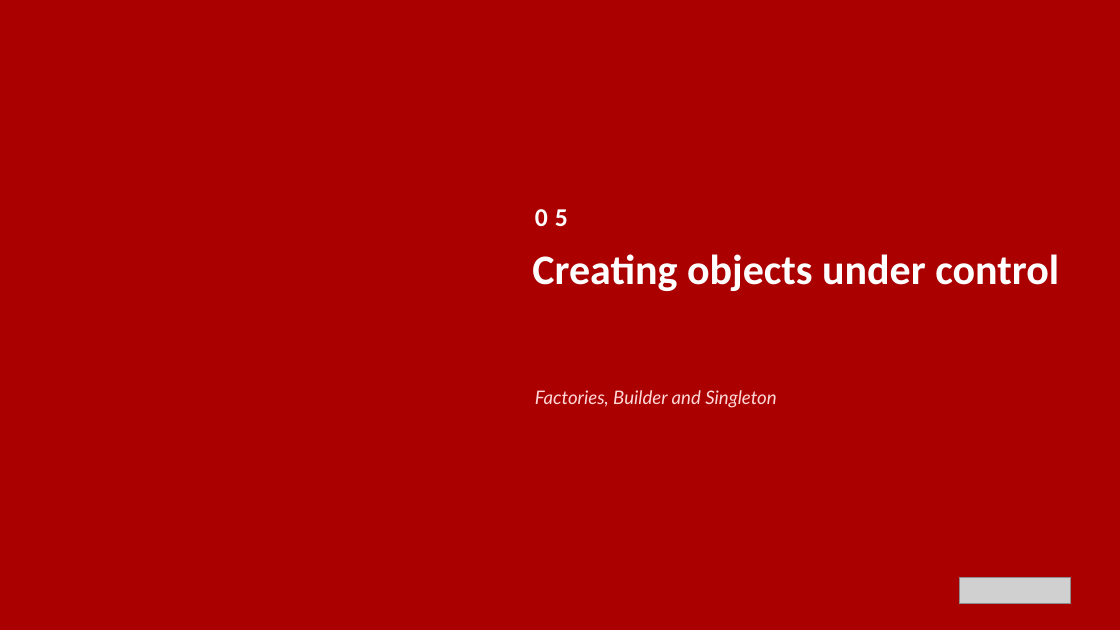
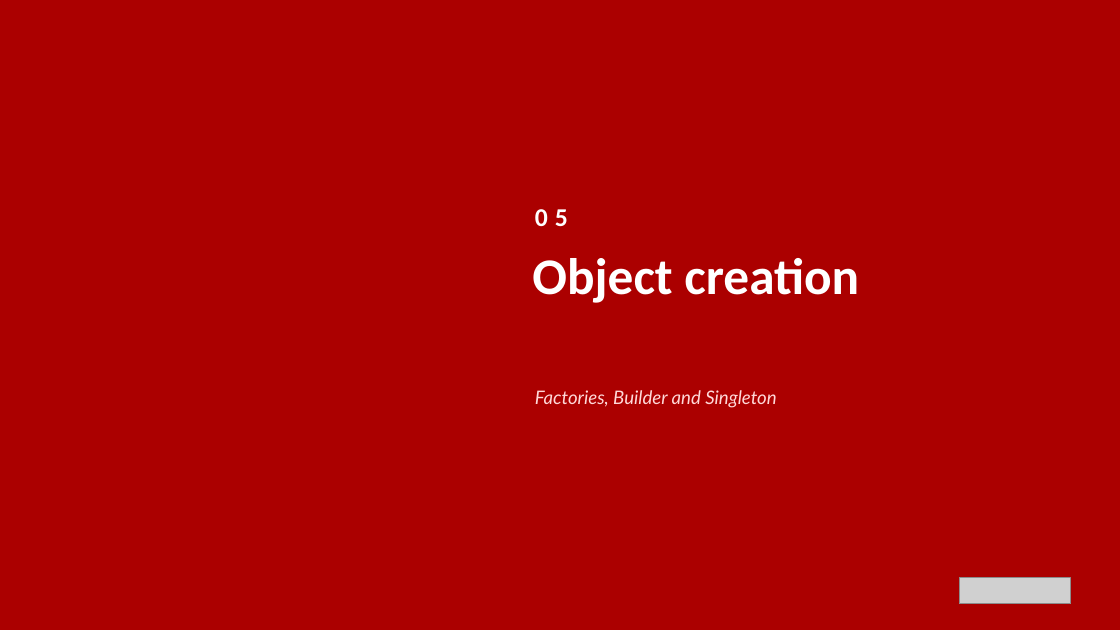
Before and after one commit to patterncatalyst/design-patterns-with-python, a slide deck: slide 30 of presentation/design-patterns-with-python-101-patterns-and-solid.pptx. Drawn at 1120x630 pixels with LibreOffice and Linux fonts; fonts in the diff are those of the drawing; grey boxes stand for pictures; background and template pictures are left out. Boxes give left, top, right and bottom in pixels: in the first picture for what was removed or moved away, otherwise in the second. Text is boxed around its words. In the diff, an @@ line names an element or a change of style, - is before the commit and + after.

```diff
--- a/presentation/design-patterns-with-python-101-patterns-and-solid.pptx
+++ b/presentation/design-patterns-with-python-101-patterns-and-solid.pptx
@@ text at bbox=[532, 258, 859, 303]: text changed; size 36 to 44 pt @@
-Creating objects under control
+Object creation
```
Also in this commit, not shown: 11 other slides changed, 9 other files.
